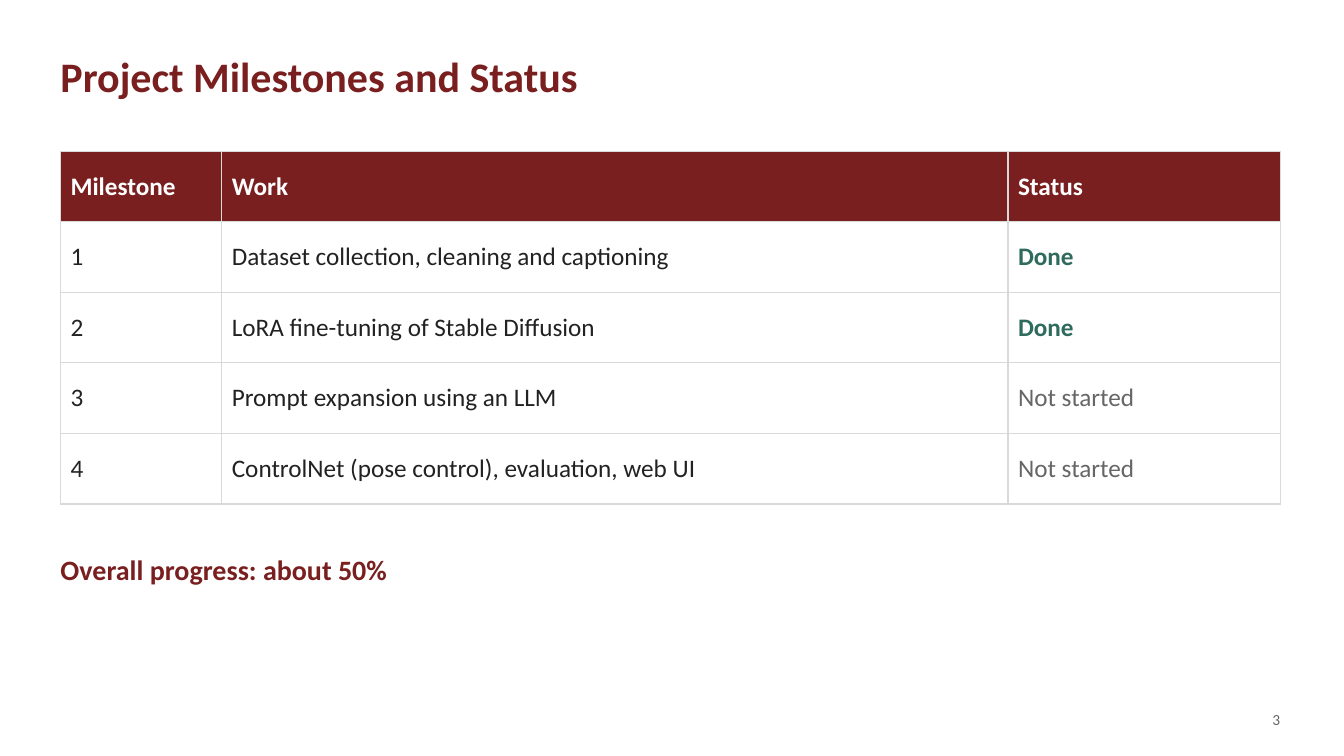
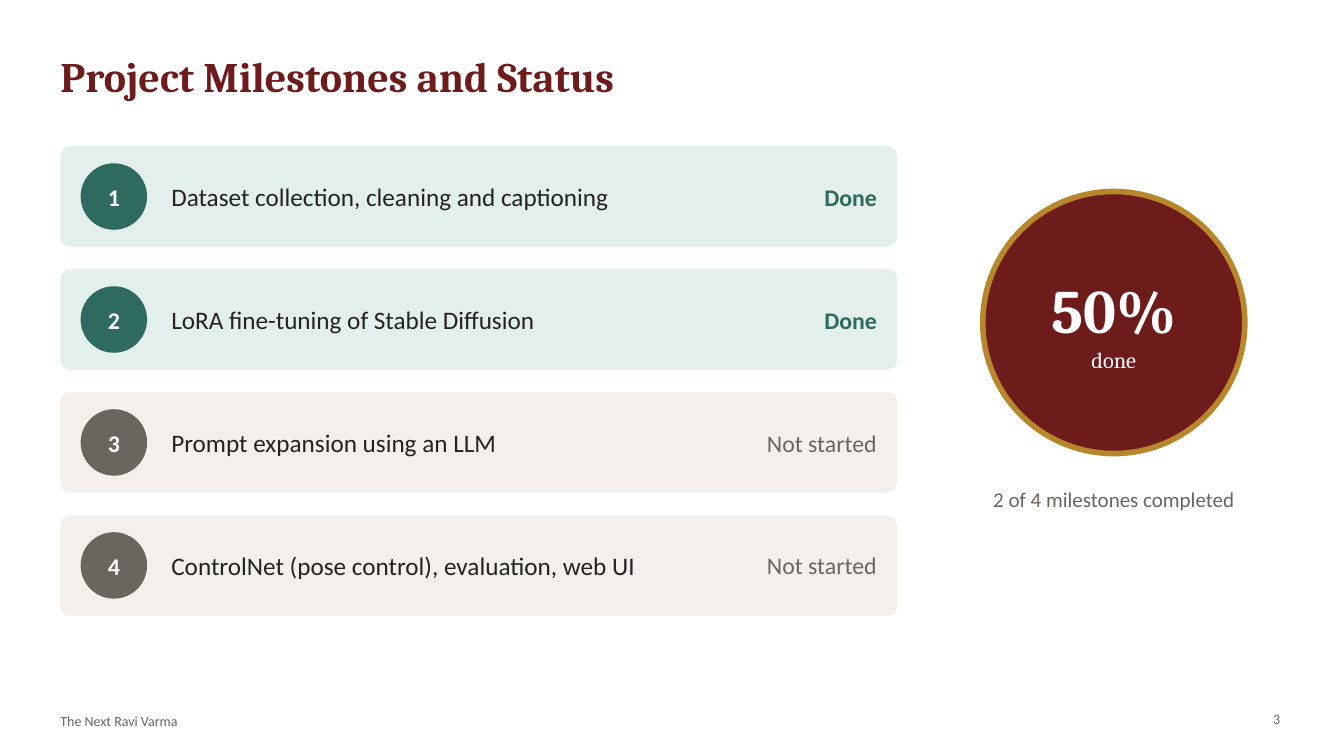
Before and after one commit to f20240684-cmd/the-next-ravi-varma-v2, a slide deck: slide 3 of docs/The_Next_Ravi_Varma_Milestone2_Review.pptx. Drawn at 1344x756 pixels with LibreOffice and Linux fonts; fonts in the diff are those of the drawing. Boxes give left, top, right and bottom in pixels: in the first picture for what was removed or moved away, otherwise in the second. Text is boxed around its words. In the diff, an @@ line names an element or a change of style, - is before the commit and + after.

```diff
--- a/docs/The_Next_Ravi_Varma_Milestone2_Review.pptx
+++ b/docs/The_Next_Ravi_Varma_Milestone2_Review.pptx
@@ title "Project Milestones and Status" at (x1=60, y1=63, x2=614, y2=101): font Calibri to Cambria, text colour #7A1F1F to #6E1B1B @@
@@ rounded rectangle added at (x1=60, y1=146, x2=897, y2=247), fill #E3EFEC @@
@@ table removed at (x1=60, y1=151, x2=1280, y2=485), 5 rows, 3 columns @@
-Milestone | Work | Status
-1 | Dataset collection, cleaning and captioning | Done
-2 | LoRA fine-tuning of Stable Diffusion | Done
-3 | Prompt expansion using an LLM | Not started
-4 | ControlNet (pose control), evaluation, web UI | Not started
@@ ellipse added at (x1=81, y1=163, x2=147, y2=230), fill #2E6B5E @@
@@ text added at (x1=108, y1=190, x2=120, y2=206), 17.2 pt, text #FFFFFF, bold @@
+1
@@ text added at (x1=171, y1=188, x2=608, y2=211), 18 pt, text #262220 @@
+Dataset collection, cleaning and captioning
@@ text added at (x1=824, y1=190, x2=877, y2=206), 17 pt, text #2E6B5E, bold @@
+Done
@@ ellipse added at (x1=983, y1=192, x2=1245, y2=454), fill #6E1B1B, outline #B8862B 4 pt @@
@@ rounded rectangle added at (x1=60, y1=269, x2=897, y2=370), fill #E3EFEC @@
@@ ellipse added at (x1=81, y1=286, x2=147, y2=353), fill #2E6B5E @@
@@ text added at (x1=1051, y1=291, x2=1176, y2=368), 16 pt, text #FFFFFF @@
+50%
+done
@@ text added at (x1=108, y1=313, x2=120, y2=329), 17.2 pt, text #FFFFFF, bold @@
+2
@@ text added at (x1=171, y1=311, x2=534, y2=334), 18 pt, text #262220 @@
+LoRA fine-tuning of Stable Diffusion
@@ text added at (x1=824, y1=313, x2=877, y2=329), 17 pt, text #2E6B5E, bold @@
+Done
@@ rounded rectangle added at (x1=60, y1=392, x2=897, y2=493), fill #F4EFEA @@
@@ ellipse added at (x1=81, y1=409, x2=147, y2=476), fill #6B6560 @@
@@ text added at (x1=108, y1=436, x2=120, y2=452), 17.2 pt, text #FFFFFF, bold @@
+3
@@ text added at (x1=171, y1=434, x2=496, y2=457), 18 pt, text #262220 @@
+Prompt expansion using an LLM
@@ text added at (x1=767, y1=435, x2=877, y2=452), 17 pt, text #6B6560 @@
+Not started
@@ text added at (x1=993, y1=492, x2=1234, y2=511), 15 pt, text #6B6560 @@
+2 of 4 milestones completed
@@ rounded rectangle added at (x1=60, y1=515, x2=897, y2=616), fill #F4EFEA @@
@@ ellipse added at (x1=81, y1=532, x2=147, y2=599), fill #6B6560 @@
@@ text removed at (x1=60, y1=560, x2=387, y2=585) @@
-Overall progress: about 50%
@@ text added at (x1=108, y1=559, x2=120, y2=575), 17.2 pt, text #FFFFFF, bold @@
+4
@@ text added at (x1=171, y1=556, x2=635, y2=579), 18 pt, text #262220 @@
+ControlNet (pose control), evaluation, web UI
@@ text added at (x1=767, y1=557, x2=877, y2=574), 17 pt, text #6B6560 @@
+Not started
@@ text added at (x1=60, y1=716, x2=178, y2=726), 10 pt, text #6B6560 @@
+The Next Ravi Varma
```
Also in this commit, not shown: 12 other slides changed, 1 other file.
